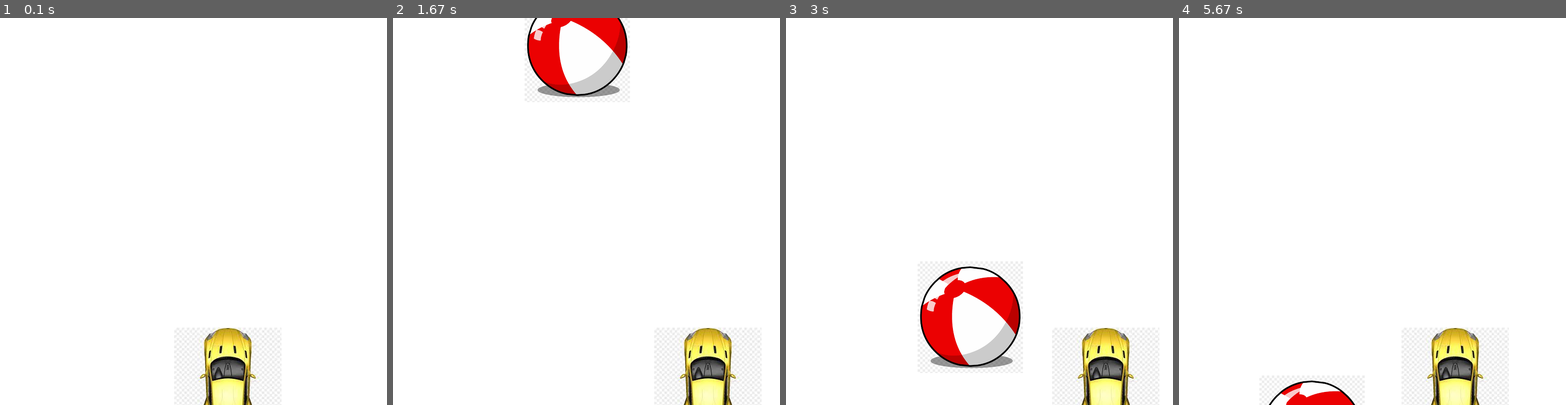
Above: before the commit, frames 1-4 (left to right).
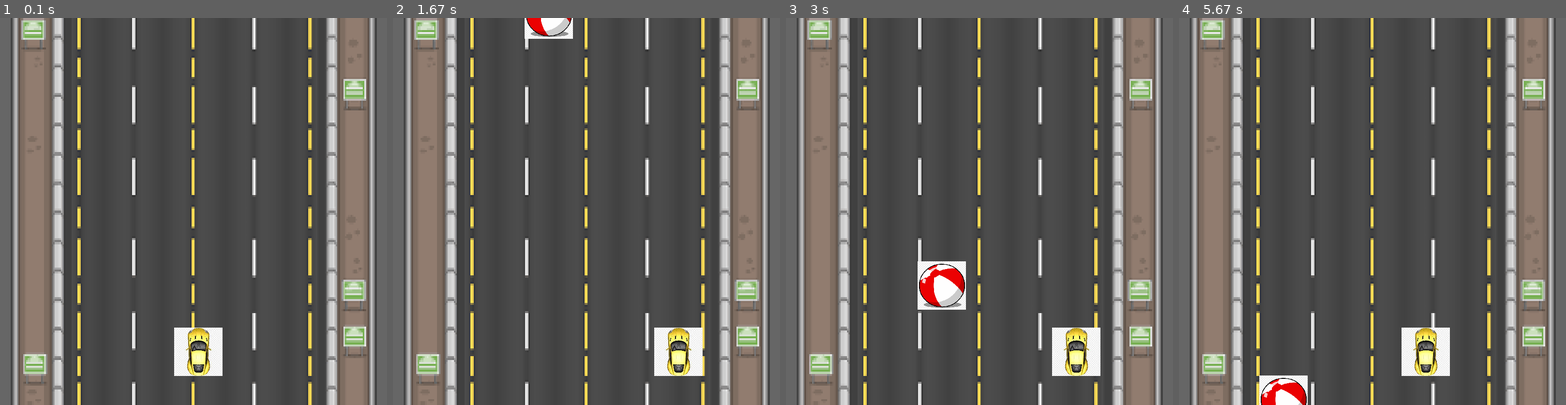
Above: after the commit, the same moments.

Repository: nazarivankevych/pygame_race
Game: pygame game, started from race2.py
Same seed, same stepped clock (60 frames per second), same inputs: the game is played once before the commit and once after it.
Inputs:
- Up to frame 1 (0.1 s): no input
- Up to frame 2 (1.67 s): hold Right 0.33-0.8 s; hold Right 0.83-1.3 s; hold Left from 1.33 s (still down)
- Up to frame 3 (3 s): release Left at 1.87 s; hold Left 1.9-2.3 s; hold Right 2.33-2.97 s
- Up to frame 4 (5.67 s): hold Left 3-3.47 s; hold Right 3.5-3.97 s; hold Right 4-4.47 s; hold Left 4.5-5.03 s; hold Left 5.07-5.47 s; hold Right from 5.5 s (still down)

The runs differ from the first frame. In frame 1, 99% of the frame differs, in the area x 0-100%, y 0-100%; in frame 2, 99%; in frame 3, 98%; in frame 4, 98%.

Commit message:
Set up a background and make dimensions for background, car, tree and ball

Diff:
--- a/race2.py
+++ b/race2.py
@@ -3,10 +3,12 @@
 import random
 
 pygame.init()
-
+# set up dimensions
 display_width = 800
 display_height = 800
-car_width = 10
+car_width = 100
+car_height = 100
+# RGB colors
 black = (0, 0, 0)
 white = (255, 255, 255)
 red = (255, 0, 0)
@@ -14,12 +16,14 @@
 gameDisplay = pygame.display.set_mode((display_width, display_height))
 # Set a background
 background = pygame.image.load('img/background.png')
+background = pygame.transform.scale(background, (display_width, display_height))
 # Name of app
 pygame.display.set_caption('Crazy Racing')
 # FPS of screen
 clock = pygame.time.Clock()
 # Sprite for car
 carImg = pygame.image.load('img/car.jpeg')
+carImg = pygame.transform.scale(carImg, (car_width, car_height))
 
 
 def car(x, y):
@@ -27,10 +31,17 @@
 
 
 def obstacle(obs_startx, obs_starty, obs):
+    global obs_pic
+    # # rgb = RED, GREEN, BLUE
+    # # gameDisplay.fill((0, 0, 0))
+    # # background image set up
+    gameDisplay.blit(background, (0, 0))
     if obs == 0:
         obs_pic = pygame.image.load('img/tree.jpeg')
+        obs_pic = pygame.transform.scale(obs_pic, (car_width, car_height))
     elif obs == 1:
         obs_pic = pygame.image.load('img/ball.png')
+        obs_pic = pygame.transform.scale(obs_pic, (car_width, car_height))
     gameDisplay.blit(obs_pic, (obs_startx, obs_starty))
 
 
@@ -68,7 +79,7 @@
     obs_speed = 7
     obs_width = 80
     obs_height = 80
-    obs = random.randrange(0,2)
+    obs = random.randrange(0, 2)
 
     gameExit = False
 
@@ -88,28 +99,21 @@
                 if event.key == pygame.K_LEFT or event.key == pygame.K_RIGHT:
                     x_change = 0
 
-            # if event.type == pygame.K_SPACE:
-
-        # rgb = RED, GREEN, BLUE
-        gameDisplay.fill((0, 0, 0))
-        # background image set up
-        gameDisplay.blit(background, (0, 0))
-
         x += x_change
         gameDisplay.fill(white)
 
         obstacle(obs_startx, obs_starty, obs)
         obs_starty += obs_speed
-        car(x,y)
+        car(x, y)
         if x > display_width - car_width or x < 0:
             crash()
         if obs_starty > display_height:
             obs_starty = 0 - obs_height
-            obs_startx = random.randrange(150, (display_width -150))
-            obs = random.randrange(0,2)
+            obs_startx = random.randrange(150, (display_width - 150))
+            obs = random.randrange(0, 2)
 
         if y < obs_starty + obs_height:
-            if x > obs_startx and x < obs_startx + obs_width or x + car_width > obs_startx and x + car_width < obs_startx + obs_width:
+            if obs_startx < x < obs_startx + obs_width or obs_startx < x + car_width < obs_startx + obs_width:
                 crash()
 
         pygame.display.update()
